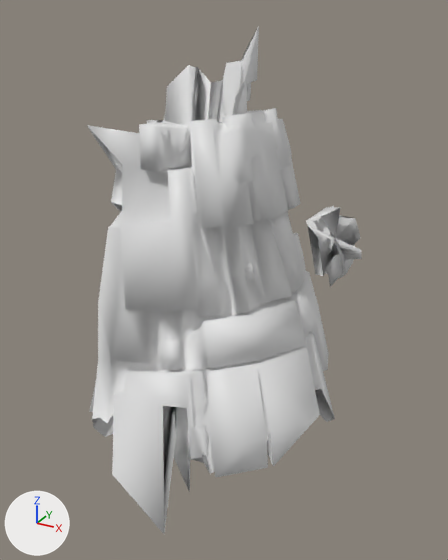
Before and after pictures for a commit that changed the OBJ model src/main/resources/assets/kn8/meshes/kikoru_no4/leg_right.obj.
Before and after are seen from a 50 mm lens placed at (0.515, -0.717, 0.972), pointed at (0.134, -0.023, 0.625). Arrows for +X, +Y and +Z are at lower left; the lights stay in place. The older version comes first. Where no turn or scale is listed for an object, it has been applied to the vertices. Vertices at exactly the same position are counted once.

The first picture shows 'leg_right'.
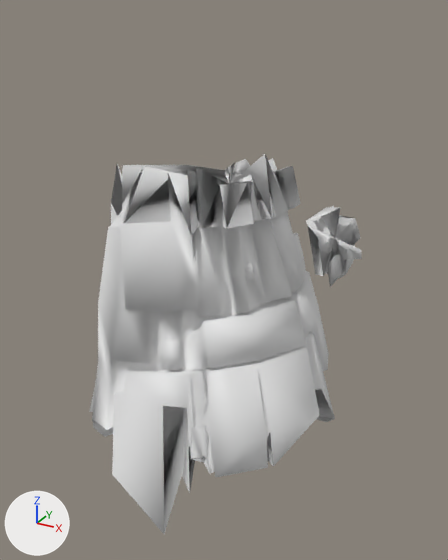
Changed parts and their boxes [x1, y1, x2, y2] in the pictures (448 x 560 px):
```json
{"object": "leg_right", "change": "reshaped", "before": [87, 26, 362, 534], "after": [89, 154, 362, 534], "on screen": "25% shorter"}
{"part": 1, "of": "me_leg_right", "change": "cut back", "before": [87, 26, 335, 533], "after": [122, 154, 290, 236]}
{"part": 2, "of": "me_leg_right", "change": "added", "after": [92, 164, 335, 534], "on screen": "mostly hidden"}
```

Edits to the scene script, one JSON object a line:
```json
{"block": "me_leg_right", "where": "# used by ob_leg_right; location = (0.0, 0.0, 0.0)"}
{"op": "remove", "block": "me_leg_right", "code": "me_leg_right.from_pydata(...)  # 809 vertices, 1618 faces; spans x -0.061..0.303, y -0.197..0.145, z 0.314..0.95"}
{"op": "add", "block": "me_leg_right", "code": "me_leg_right.from_pydata(...)  # 626 vertices, 1239 faces; spans x -0.057..0.303, y -0.197..0.145, z 0.314..0.795"}
{"block": "me_leg_right", "change": "me_leg_right part 1: 186 vertices removed from x -0.061..0.178, y -0.08..0.141, z 0.609..0.95; 1 vertex added at x 0.113, y 0.031, z 0.746"}
{"block": "me_leg_right", "change": "me_leg_right part 2: 1 vertex added at x 0.134, y -0.075, z 0.469"}
{"block": "me_leg_right", "change": "other edits to the shape of me_leg_right do not show in these pictures"}
```
